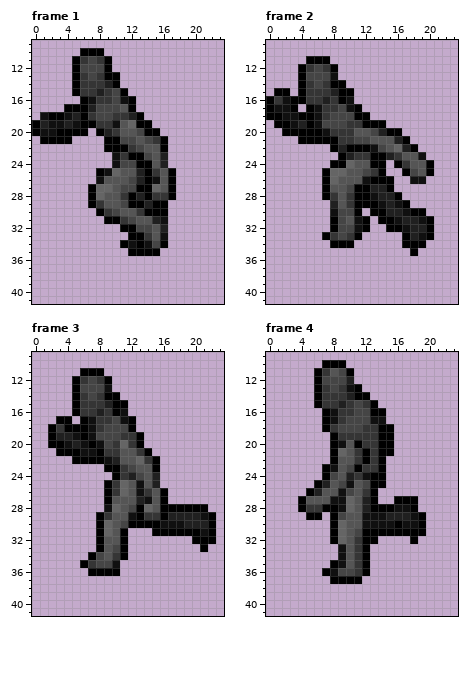
One commit to this pixel-art file: The Split Lock Paradox/char.ase. Above is the file before it was changed.
24x48 pixels, 8 frames. Shown: frame 1: x 0..23, y 9..41; frame 2: x 0..23, y 9..41; frame 3: x 0..23, y 9..41; frame 4: x 0..23, y 9..41. The commit also changed other frames, which this record leaves out.
Once edited:
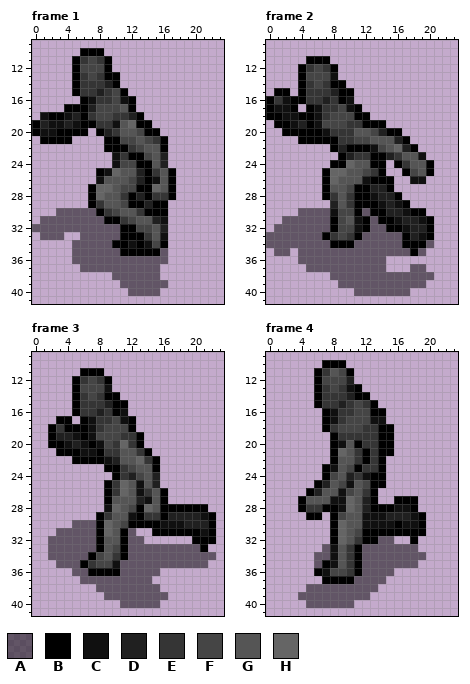
Palette (. is transparent): A #00000080  B #000000  C #101010  D #202020  E #353535  F #454545  G #555555  H #656565
The edit:
layer "Layer 3" added
Frame 1, layers "Layer", "Layer 3":
y 30: x 3..7 ..... -> AAAAA
y 31: x 1..8 ........ -> AAAAAAAA
y 32: x 0..10 ........... -> AAAAAAAAAAA
y 33: x 1..3 ... -> AAA; x 6..11 ...... -> AAAAAB
y 34: x 5..10 ...... -> AAAAAB
y 35: x 5..11 ....... -> AAAAAAB; x 16 . -> A
y 36: x 5..16 ............ -> AAAAAAAAAAAA
y 37: x 6..15 .......... -> AAAAAAAAAA
y 38: x 10..15 ...... -> AAAAAA
y 39: x 11..16 ...... -> AAAAAA
y 40: x 12..15 .... -> AAAA
Frame 2, layer "Layer 3":
y 30: x 4..7 .... -> AAAA; x 12 . -> A
y 31: x 2..7 ...... -> AAAAAA; x 13 . -> A
y 32: x 1..7 ....... -> AAAAAAA; x 13..14 .. -> AA
y 33: x 0..6 ....... -> AAAAAAA; x 12..16 ..... -> AAAAA
y 34: x 0..7 ........ -> AAAAAAAA; x 11..16 ...... -> AAAAAA; x 20 . -> A
y 35: x 1..2 .. -> AA; x 4..17 .............. -> AAAAAAAAAAAAAA; x 19 . -> A
y 36: x 4..14 ........... -> AAAAAAAAAAA
y 37: x 5..14 .......... -> AAAAAAAAAA; x 18..19 .. -> AA
y 38: x 8..20 ............. -> AAAAAAAAAAAAA
y 39: x 9..19 ........... -> AAAAAAAAAAA
y 40: x 11..17 ....... -> AAAAAAA
Frame 3, layer "Layer 3":
y 30: x 5..7 ... -> AAA
y 31: x 3..7 ..... -> AAAAA; x 12 . -> A
y 32: x 2..7 ...... -> AAAAAA; x 12..13 .. -> AA
y 33: x 2..7 ...... -> AAAAAA; x 12..20 ......... -> AAAAAAAAA
y 34: x 2..6 ..... -> AAAAA; x 12..22 ........... -> AAAAAAAAAAA
y 35: x 3..5 ... -> AAA; x 11..21 ........... -> AAAAAAAAAAA
y 36: x 5..6 .. -> AA; x 11..15 ..... -> AAAAA
y 37: x 6..14 ......... -> AAAAAAAAA
y 38: x 8..15 ........ -> AAAAAAAA
y 39: x 9..16 ........ -> AAAAAAAA
y 40: x 11..15 ..... -> AAAAA
Frame 4, layers "Layer 1", "Layer 3":
y 32: x 14..15 .. -> AA
y 33: x 7..18 ..CGEB...... -> ACGEBAAAAAAA
y 34: x 6..19 ...CGEB....... -> AACGEBAAAAAAAA
y 35: x 6..18 ..BCGEB...... -> ABCGEBAAAAAAA
y 36: x 6..8 .BC -> BCF; x 10..15 FEB... -> EBAAAA
y 37: x 7 . -> B; x 11..14 B... -> AAAA
y 38: x 5..13 ......... -> AAAAAAAAA
y 39: x 4..12 ......... -> AAAAAAAAA
y 40: x 5..10 ...... -> AAAAAA
Boxes around the changes in both pictures, in picture pixels (x1, y1, x2, y2):
added: (32, 208, 168, 296)
added: (266, 208, 434, 296)
added: (48, 520, 216, 608)
changed: (298, 536, 426, 608)
